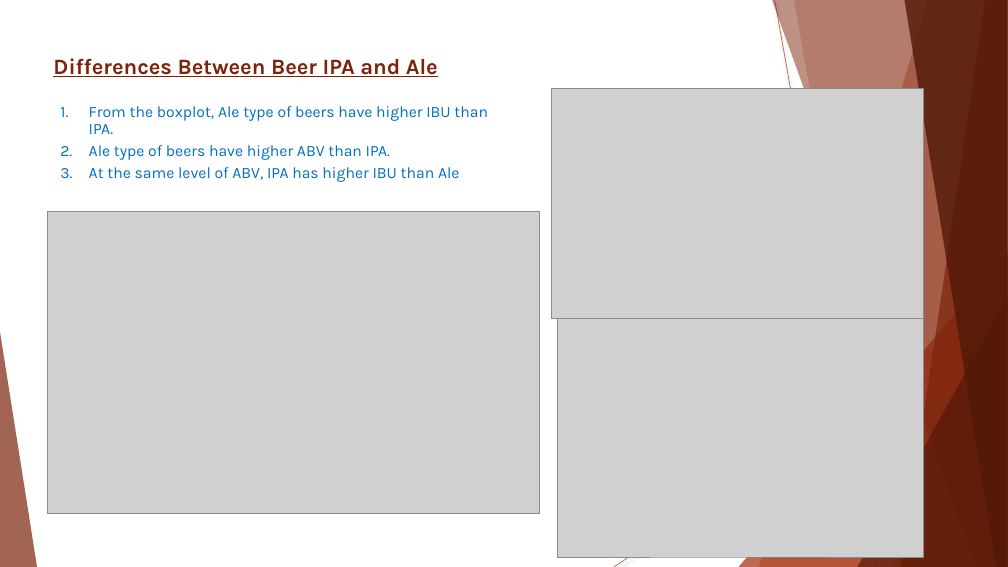
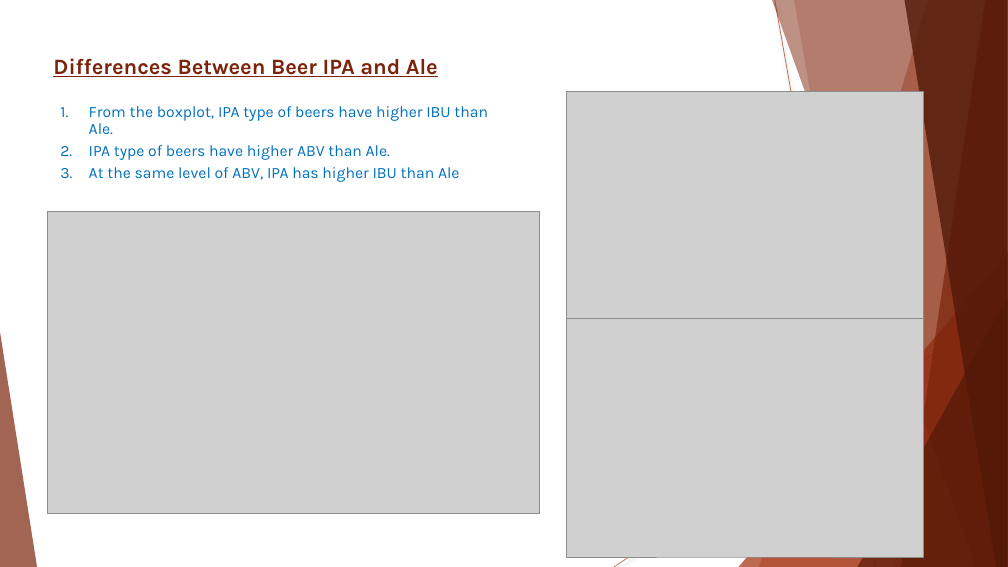
Before and after one commit to Wu-Sophia/BeerAnalysis, a slide deck: slide 11 of DataDynamos_BeerMarketingPresentation.pptx. Drawn at 1008x567 pixels with LibreOffice and Linux fonts; fonts in the diff are those of the drawing; grey boxes stand for pictures. Boxes give left, top, right and bottom in pixels: in the first picture for what was removed or moved away, otherwise in the second. Text is boxed around its words. In the diff, an @@ line names an element or a change of style, - is before the commit and + after.

Commit message:
Add files via upload
changes to slide 11

```diff
--- a/DataDynamos_BeerMarketingPresentation.pptx
+++ b/DataDynamos_BeerMarketingPresentation.pptx
@@ text at (89,106,488,160): text changed @@
-1. From the boxplot, Ale type of beers have higher IBU than IPA.
-2. Ale type of beers have higher ABV than IPA.
+1. From the boxplot, IPA type of beers have higher IBU than Ale.
+2. IPA type of beers have higher ABV than Ale.
@@ picture: place and size @@
-picture at (552,88,924,318)
+picture at (566,91,923,318)
@@ picture: place and size @@
-picture at (557,319,924,557)
+picture at (566,319,923,557)
```
Also in this commit, not shown: 1 other slide changed.
